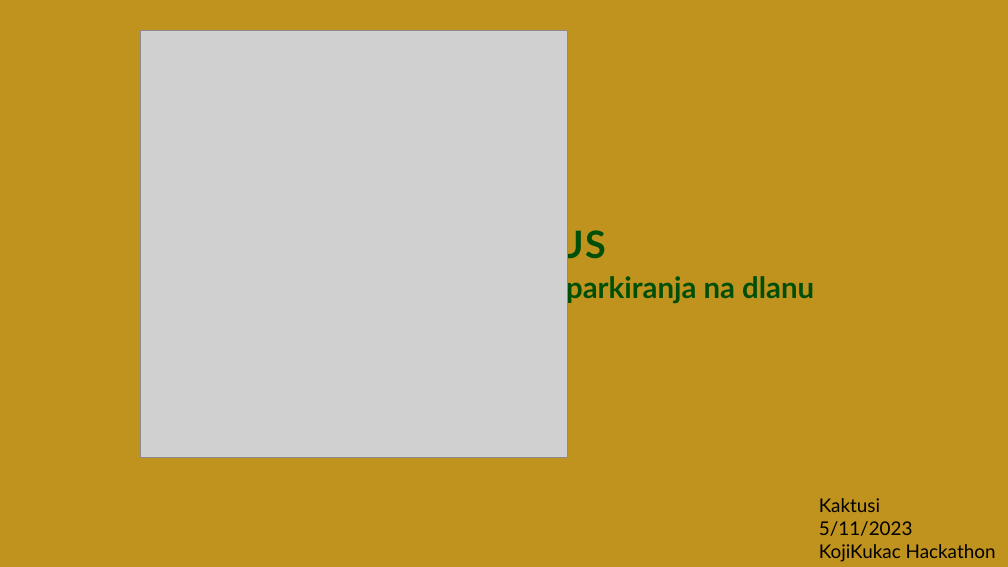
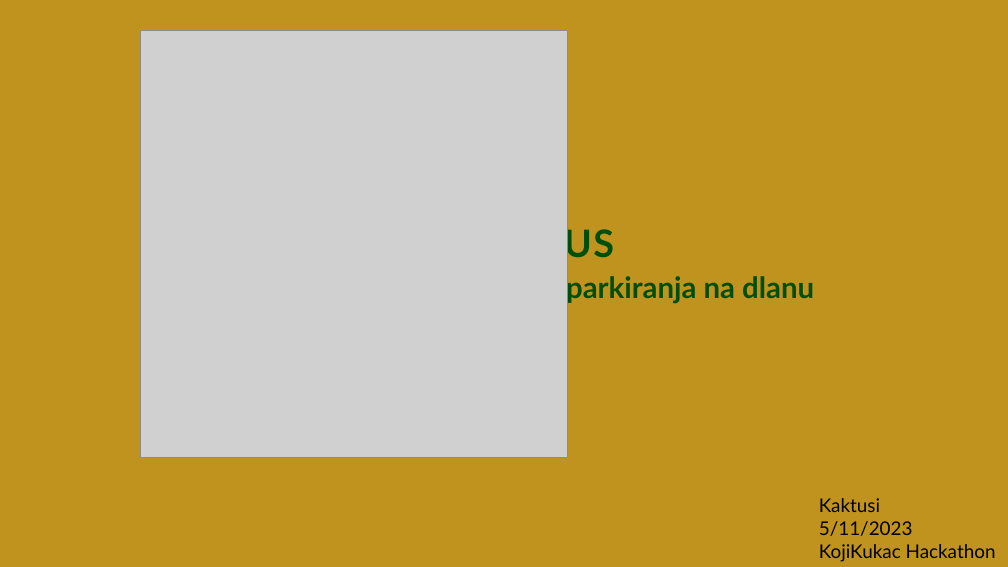
Before and after one commit to Njamic-27/kaktusi, a slide deck: slide 1 of PARKTUS.pptx. Drawn at 1008x567 pixels with LibreOffice and Linux fonts; fonts in the diff are those of the drawing; grey boxes stand for pictures; background and template pictures are left out. Boxes give left, top, right and bottom in pixels: in the first picture for what was removed or moved away, otherwise in the second. Text is boxed around its words. In the diff, an @@ line names an element or a change of style, - is before the commit and + after.

```diff
--- a/PARKTUS.pptx
+++ b/PARKTUS.pptx
@@ title "ARKTUS": place and size @@
-title "ARKTUS" at (450,225,606,265)
+title "ARKTUS" at (458,225,614,265)
```
Also in this commit, not shown: 3 slides added.
